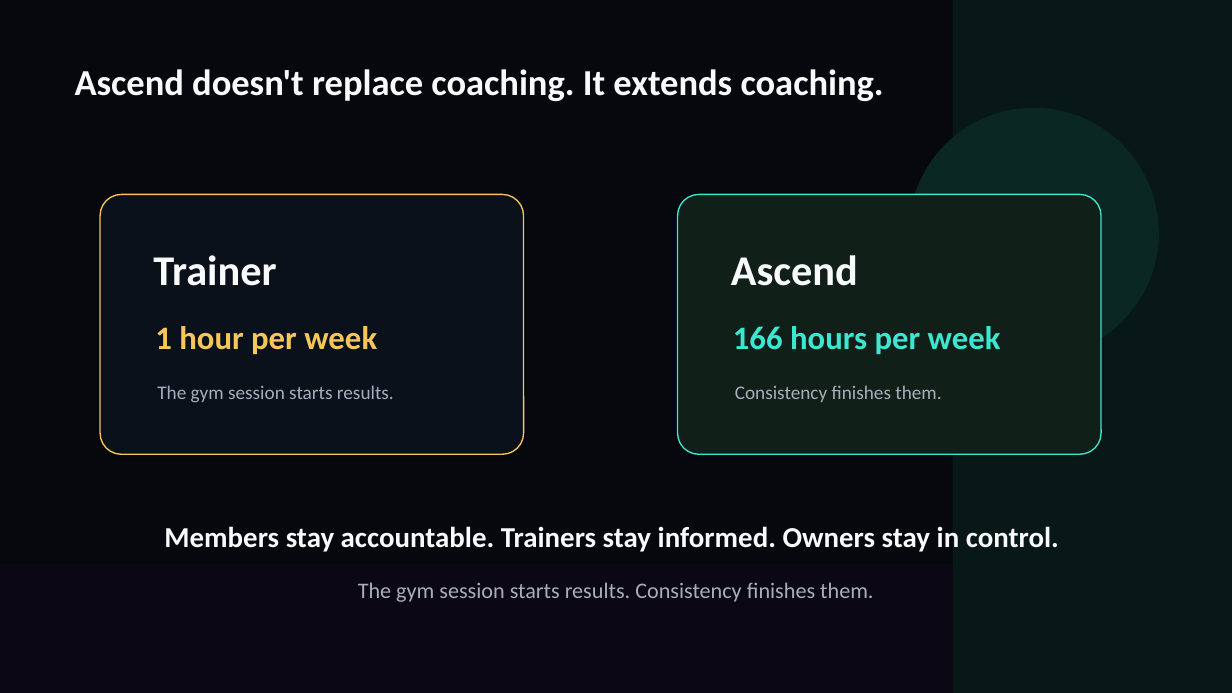
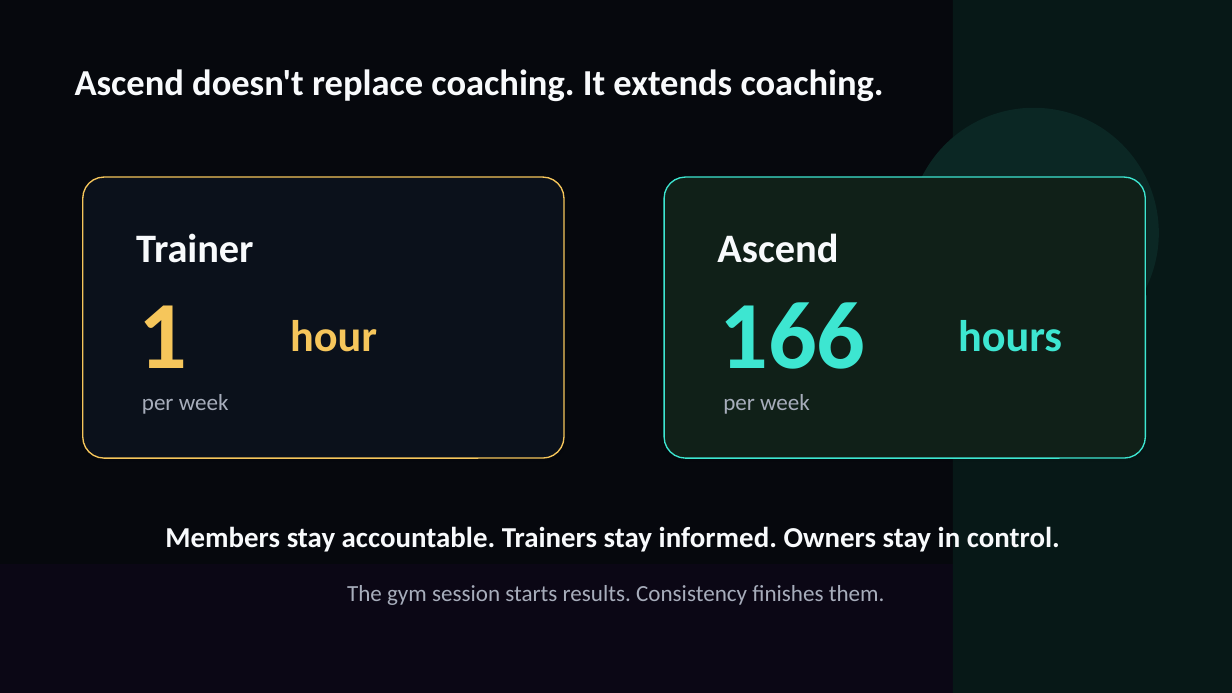
Before and after one commit to mdfarizanwar369/ascend, a slide deck: slide 17 of outputs/Ascend_Gym_Owner_Product_Deck_With_Screenshots_2026.pptx (slide 18 before the commit). Drawn at 1232x693 pixels with LibreOffice and Linux fonts; fonts in the diff are those of the drawing. Boxes give left, top, right and bottom in pixels: in the first picture for what was removed or moved away, otherwise in the second. Text is boxed around its words. In the diff, an @@ line names an element or a change of style, - is before the commit and + after.

Commit message:
Polish Ascend deck into premium outcome-led keynote

```diff
--- a/outputs/Ascend_Gym_Owner_Product_Deck_With_Screenshots_2026.pptx
+++ b/outputs/Ascend_Gym_Owner_Product_Deck_With_Screenshots_2026.pptx
@@ rounded rectangle: place and size @@
-rounded rectangle at <box>100,194,523,454</box>
+rounded rectangle at <box>83,177,565,458</box>
@@ rounded rectangle at <box>83,177,565,458</box>: proportions changed @@
@@ rounded rectangle at <box>665,177,1146,458</box>: proportions changed @@
@@ rounded rectangle: place and size @@
-rounded rectangle at <box>677,194,1101,454</box>
+rounded rectangle at <box>665,177,1146,458</box>
@@ text "Trainer": place and size @@
-text "Trainer" at <box>153,255,276,286</box>
+text "Trainer" at <box>136,233,253,263</box>
@@ text "Trainer" at <box>136,233,253,263</box>: size 33 to 31.5 pt @@
@@ text "Ascend" at <box>717,233,838,263</box>: size 33 to 31.5 pt @@
@@ text "Ascend": place and size @@
-text "Ascend" at <box>731,255,858,286</box>
+text "Ascend" at <box>717,233,838,263</box>
@@ text at <box>138,305,187,368</box>: text changed; size 25.5 to 75 pt @@
-1 hour per week
+1
@@ text at <box>290,320,377,352</box>: text changed; size 15 to 34.5 pt; text colour #A7ADBB to #F6C65B; bold on @@
-The gym session starts results.
+hour
@@ text at <box>719,302,865,369</box>: text changed; size 15 to 75 pt; text colour #A7ADBB to #3DE6D1; bold on @@
-Consistency finishes them.
+166
@@ text added at <box>958,320,1062,352</box>, 34.5 pt, text #3DE6D1, bold @@
+hours
@@ text added at <box>142,394,229,414</box>, 18 pt, text #A7ADBB @@
+per week
@@ text at <box>723,394,810,414</box>: text changed; size 25.5 to 18 pt; text colour #3DE6D1 to #A7ADBB; bold off @@
-166 hours per week
+per week
@@ text "The gym session starts results. ..." at <box>347,585,885,605</box>: size 17.2 to 18 pt @@
```
Also in this commit, not shown: 5 other slides changed, 2 slides added, 3 slides removed, 20 other files.
